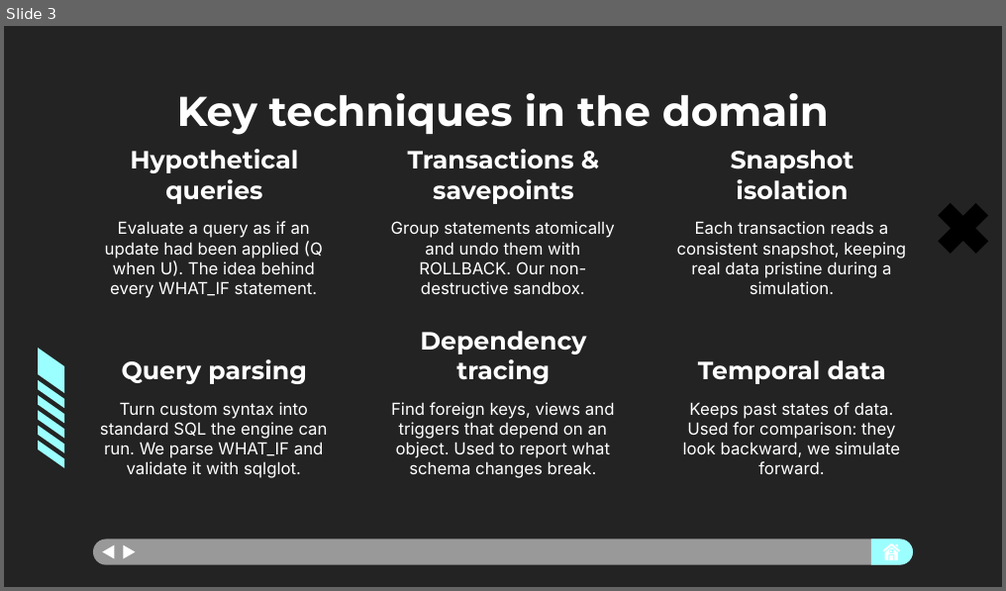
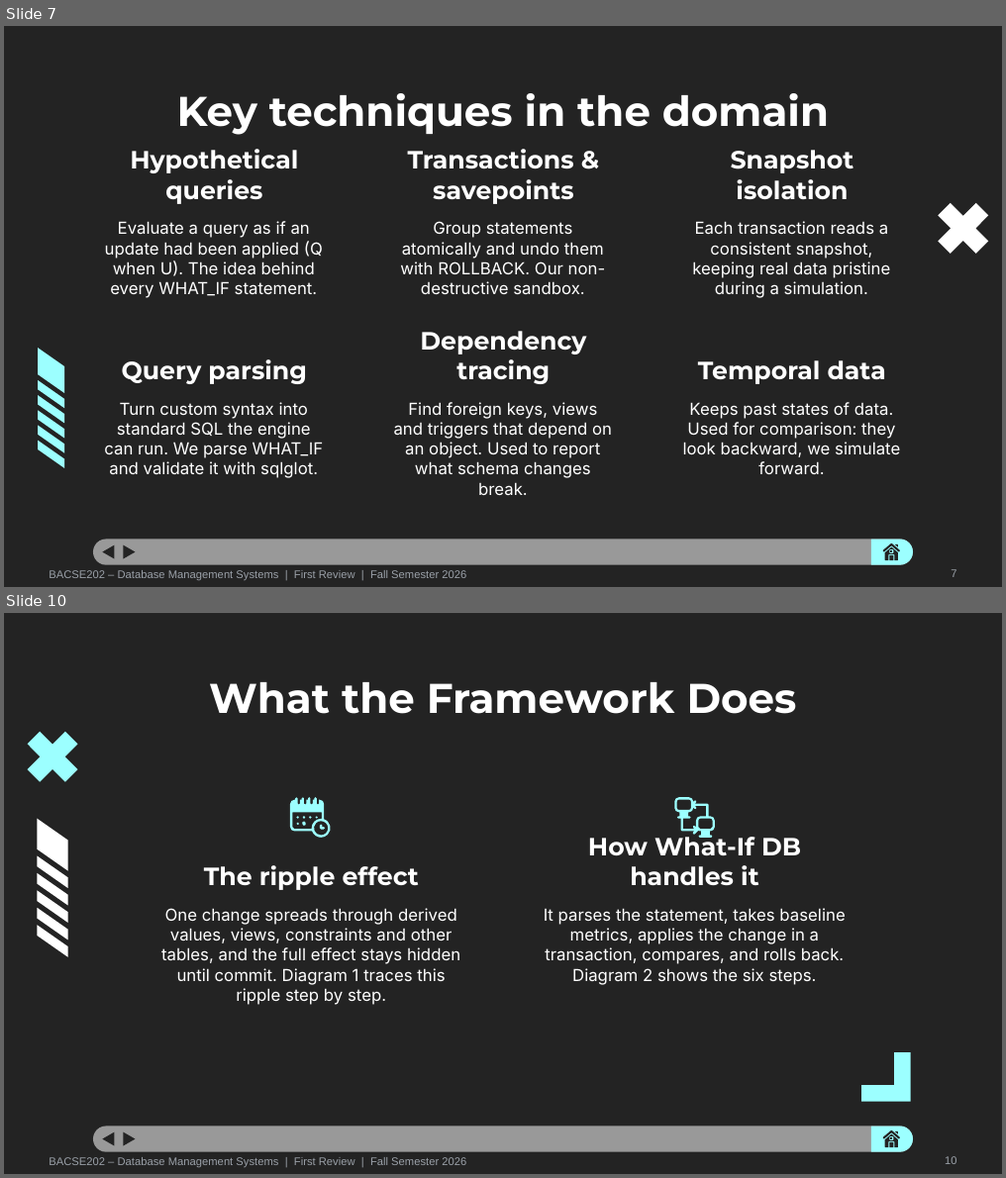
Before and after one commit to prakritijha26/DatabaseSystems_Project, a slide deck: WhatIf_Database_Review_1.pptx. Shown one above the other, each under a label of ours: slide 3 before the commit, slides 7 and 10 after it; the slides between them are not shown. The pictures are 1006x591 and 1006x1178 pixels, drawn with LibreOffice and Linux fonts; fonts in the diff are those of the drawing. Boxes give left, top, right and bottom in pixels: in the first picture for what was removed or moved away, otherwise in the second. Text is boxed around its words. In the diff, an @@ line names an element or a change of style, - is before the commit and + after.

Commit message:
"Updated Review 1 PPT and PDF"

```diff
--- a/WhatIf_Database_Review_1.pptx
+++ b/WhatIf_Database_Review_1.pptx
@@ slide 10 added at box(4, 613, 1002, 1174), background #232323; not listed: 9 template elements that a slide beside it also shows @@
@@ title added at box(209, 682, 797, 714), 30 pt, text #FFFFFF, bold @@
+What the Framework Does
@@ group added at box(27, 732, 78, 958): 7 freeform shapes @@
@@ group added at box(290, 797, 334, 838): 8 freeform shapes @@
@@ freeform shape added at box(674, 797, 715, 838), fill #9CFFFF @@
@@ subtitle added at box(588, 832, 801, 885), 18 pt, text #FFFFFF, bold @@
+How What-If DB handles it
@@ subtitle added at box(204, 865, 419, 890), 18 pt, text #FFFFFF, bold @@
+The ripple effect
@@ subtitle added at box(161, 908, 460, 1005), 12 pt, text #FFFFFF @@
+One change spreads through derived values, views, constraints and other tables, and the full effect stays hidden until commit. Diagram 1 traces this ripple step by step.
@@ subtitle added at box(544, 908, 845, 985), 12 pt, text #FFFFFF @@
+It parses the statement, takes baseline metrics, applies the change in a transaction, compares, and rolls back. Diagram 2 shows the six steps.
@@ freeform shape added at box(861, 1054, 910, 1102), fill #9CFFFF @@
@@ text added at box(49, 1157, 466, 1167), 8 pt, text #9AA0A8 @@
+BACSE202 – Database Management Systems | First Review | Fall Semester 2026
@@ text added at box(944, 1157, 956, 1164), 8 pt, text #9AA0A8 @@
+10
@@ what was slide 3 is now slide 7 @@
@@ slide 7 changed as well @@
@@ freeform shape at box(938, 203, 989, 255): fill #000000 to #FFFFFF @@
@@ 4 subtitles: place and size @@
-4 subtitles at box(100, 221, 906, 478)
+4 subtitles at box(104, 221, 891, 495)
@@ freeform shape at box(883, 544, 900, 552): fill #FFFFFF to #232323; outline redrawn @@
@@ fill #FFFFFF to #232323 in 5 elements at box(103, 545, 115, 559), box(124, 545, 136, 559), box(895, 545, 898, 548), box(890, 551, 892, 553), box(885, 547, 898, 560) @@
@@ freeform shape at box(889, 556, 893, 561): fill #FFFFFF to #232323; outline redrawn @@
@@ text added at box(49, 570, 466, 580), 8 pt, text #9AA0A8 @@
+BACSE202 – Database Management Systems | First Review | Fall Semester 2026
@@ text added at box(950, 570, 956, 577), 8 pt, text #9AA0A8 @@
+7
```
Also in this commit, not shown: 9 other slides changed, 5 other slides added, 2 other files.
